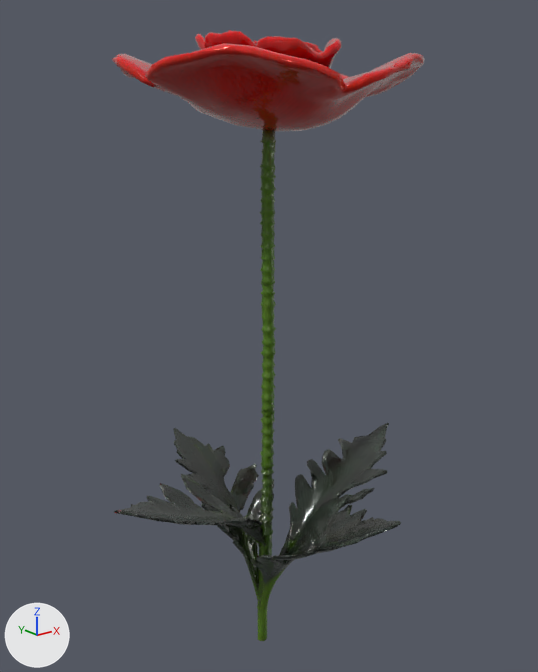
What one commit did to the glTF model assets/models/red_poppy.glb.
Camera for both pictures: a 50 mm lens placed at (-1.362, -1.751, 0.819), pointed at (0.046, 0.009, 0.115). Arrows for +X, +Y and +Z are at lower left; the lights stay in place. The first picture is the older version. Where no turn or scale is listed for an object, it has been applied to the vertices. Vertices at exactly the same position are counted once.

The older version as bpy lines, for what is in view:
```python
mat_material_0 = bpy.data.materials.new('Material_0')
mat_material_0.use_nodes = True; mat_material_0.node_tree.nodes.clear()
_N = mat_material_0.node_tree.nodes; _L = mat_material_0.node_tree.links
n0 = _N.new('ShaderNodeBsdfPrincipled'); n0.name = 'Principled BSDF'
n1 = _N.new('ShaderNodeOutputMaterial'); n1.name = 'Material Output'
n2 = _N.new('ShaderNodeTexImage'); n2.name = 'Image Texture'
n2.image = img_texture
n3 = _N.new('ShaderNodeSeparateColor'); n3.name = 'Separate Color'
n4 = _N.new('ShaderNodeTexImage'); n4.name = 'Image Texture.001'
n4.image = img_image_1
n5 = _N.new('ShaderNodeNormalMap'); n5.name = 'Normal Map'
n5.uv_map = 'UVMap'
n6 = _N.new('ShaderNodeTexImage'); n6.name = 'Image Texture.002'
n6.image = img_image_2
_L.new(n0.outputs[0], n1.inputs[0])  # 'BSDF' to 'Surface'
_L.new(n2.outputs[0], n0.inputs[0])  # 'Color' to 'Base Color'
_L.new(n3.outputs[2], n0.inputs[1])  # 'Blue' to 'Metallic'
_L.new(n3.outputs[1], n0.inputs[2])  # 'Green' to 'Roughness'
_L.new(n4.outputs[0], n3.inputs[0])  # 'Color' to 'Color'
_L.new(n5.outputs[0], n0.inputs[5])  # 'Normal' to 'Normal'
_L.new(n6.outputs[0], n5.inputs[1])  # 'Color' to 'Color'
me_mesh_0 = bpy.data.meshes.new('Mesh_0')
me_mesh_0.from_pydata(...)  # 5297 vertices, 10552 faces; spans x -0.54..0.54, y -0.49..0.49, z -1.0..1.0
me_mesh_0.materials.append(mat_material_0)
ob_mesh_0 = bpy.data.objects.new('Mesh_0', me_mesh_0)
ob_mesh_0.location = (0.0, 0.0, 0.0)
```
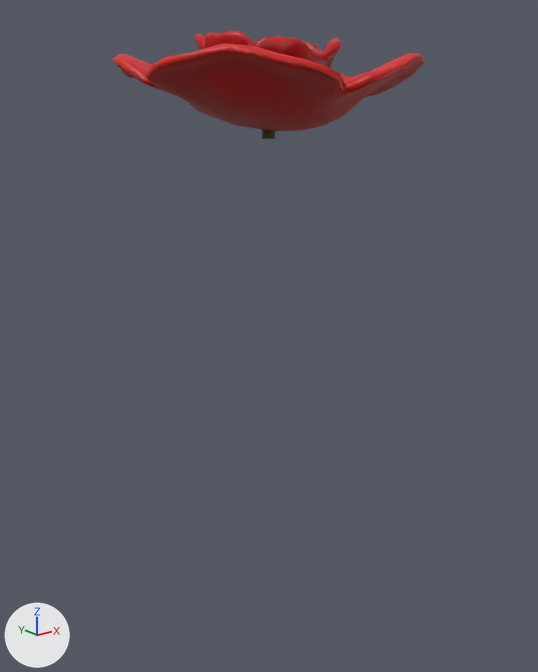
Changed parts and their boxes (x1, y1, x2, y2) in the pictures (538 x 672 px):
'Mesh_0', surface changed, reshaped (82% shorter)
    before: (112, 30, 425, 641)
    after: (112, 30, 425, 139)
part 1 of me_mesh_0, deleted
    before: (114, 474, 266, 543)
part 2 of me_mesh_0, deleted
    before: (173, 139, 401, 641)

Patch to the scene script:
```diff
--- a/assets/models/red_poppy.glb.py
+++ b/assets/models/red_poppy.glb.py
@@ img_image_1 @@
-img_image_1 = load_image('Image_1', '_unpacked/Image_1', 1024, 1024, 'Non-Color')
+img_image_1 = load_image('Image_1', '_unpacked/Image_1', 512, 512, 'sRGB')
@@ img_image_0 @@
+img_image_0 = load_image('Image_0', '_unpacked/Image_0', 512, 512, 'Non-Color')
@@ mat_material_0 @@
 n2 = _N.new('ShaderNodeTexImage'); n2.name = 'Image Texture'
-n2.image = img_texture
+n2.image = img_image_1
 n3 = _N.new('ShaderNodeSeparateColor'); n3.name = 'Separate Color'
 n4 = _N.new('ShaderNodeTexImage'); n4.name = 'Image Texture.001'
-n4.image = img_image_1
+n4.image = img_image_0
 n5 = _N.new('ShaderNodeNormalMap'); n5.name = 'Normal Map'
@@ me_mesh_0 @@
 # used by ob_mesh_0; location = (0.0, 0.0, 0.0)
-me_mesh_0.from_pydata(...)  # 5297 vertices, 10552 faces; spans x -0.54..0.54, y -0.49..0.49, z -1.0..1.0
+me_mesh_0.from_pydata(...)  # 1984 vertices, 3910 faces; spans x -0.4..0.44, y -0.45..0.42, z 0.72..1.0
+# me_mesh_0 part 1: the loose piece of 453 vertices spanning x -0.54..-0.01, y -0.19..0.18, z -0.6..-0.28 is deleted
+# me_mesh_0 part 2: 2860 vertices removed from x -0.16..0.54, y -0.49..0.49, z -1.0..0.71
 me_mesh_0.materials.append(mat_material_0)
```
